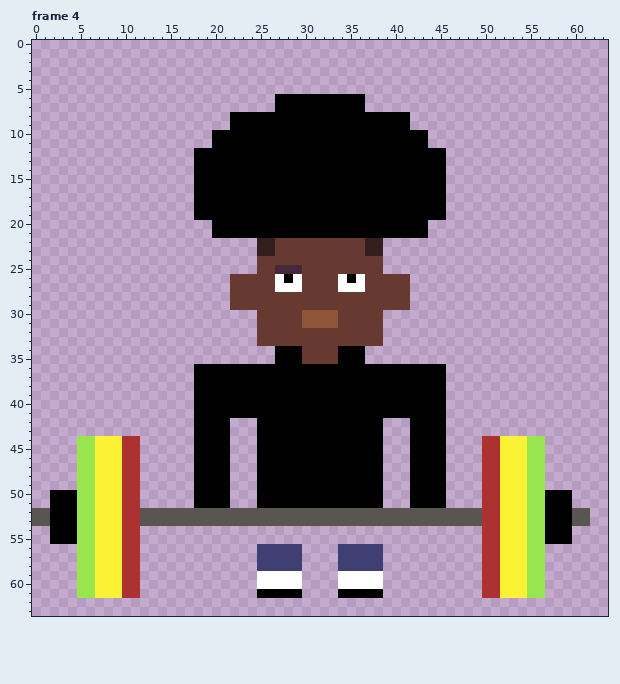
One commit to this pixel-art file: random lift.aseprite. Above is the file before it was changed.
64x64 pixels, 6 frames. Shown: frame 4. The commit also changed other frames, which this record leaves out.
After:
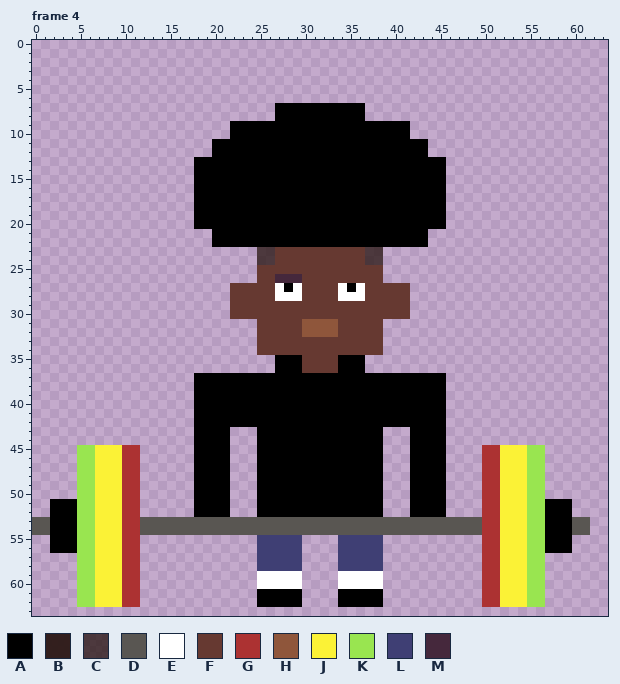
Palette (. is transparent): A #000000  B #2b1815f2  C #2b1815c6  D #595652  E #ffffff  F #663931  G #ac3232  H #8f563b  J #fbf236  K #99e550  L #3f3f74  M #45283c
Edits made:
--- frame 4
@@ x 16..47 @@
  5 ................................
- 6 ...........AAAAAAAAAA...........
+ 6 ................................
  7 ...........AAAAAAAAAA...........
- 8 ......AAAAAAAAAAAAAAAAAAAA......
+ 8 ...........AAAAAAAAAA...........
  9 ......AAAAAAAAAAAAAAAAAAAA......
-10 ....AAAAAAAAAAAAAAAAAAAAAAAA....
+10 ......AAAAAAAAAAAAAAAAAAAA......
 11 ....AAAAAAAAAAAAAAAAAAAAAAAA....
-12 ..AAAAAAAAAAAAAAAAAAAAAAAAAAAA..
+12 ....AAAAAAAAAAAAAAAAAAAAAAAA....
 13 ..AAAAAAAAAAAAAAAAAAAAAAAAAAAA..
@@ x 16..47 @@
 19 ..AAAAAAAAAAAAAAAAAAAAAAAAAAAA..
-20 ....AAAAAAAAAAAAAAAAAAAAAAAA....
+20 ..AAAAAAAAAAAAAAAAAAAAAAAAAAAA..
 21 ....AAAAAAAAAAAAAAAAAAAAAAAA....
-22 .........BBFFFFFFFFFFBB.........
-23 .........BBFFFFFFFFFFBB.........
-24 .........FFFFFFFFFFFFFF.........
-25 .........FFMMMFFFFFFFFF.........
-26 ......FFFFFEAEFFFFEAEFFFFF......
-27 ......FFFFFEEEFFFFEEEFFFFF......
-28 ......FFFFFFFFFFFFFFFFFFFF......
+22 ....AAAAAAAAAAAAAAAAAAAAAAAA....
+23 .........CCFFFFFFFFFFCC.........
+24 .........CCFFFFFFFFFFCC.........
+25 .........FFFFFFFFFFFFFF.........
+26 .........FFMMMFFFFFFFFF.........
+27 ......FFFFFEAEFFFFEAEFFFFF......
+28 ......FFFFFEEEFFFFEEEFFFFF......
 29 ......FFFFFFFFFFFFFFFFFFFF......
-30 .........FFFFFHHHHFFFFF.........
+30 ......FFFFFFFFFFFFFFFFFFFF......
 31 .........FFFFFHHHHFFFFF.........
-32 .........FFFFFFFFFFFFFF.........
+32 .........FFFFFHHHHFFFFF.........
 33 .........FFFFFFFFFFFFFF.........
-34 ...........AAAFFFFAAA...........
+34 .........FFFFFFFFFFFFFF.........
 35 ...........AAAFFFFAAA...........
-36 ..AAAAAAAAAAAAAAAAAAAAAAAAAAAA..
+36 ...........AAAFFFFAAA...........
 37 ..AAAAAAAAAAAAAAAAAAAAAAAAAAAA..
@@ x 0..63 @@
 41 ..................AAAAAAAAAAAAAAAAAAAAAAAAAAAA..................
-42 ..................AAAA...AAAAAAAAAAAAAA...AAAA..................
+42 ..................AAAAAAAAAAAAAAAAAAAAAAAAAAAA..................
 43 ..................AAAA...AAAAAAAAAAAAAA...AAAA..................
-44 .....KKJJJGG......AAAA...AAAAAAAAAAAAAA...AAAA....GGJJJKK.......
+44 ..................AAAA...AAAAAAAAAAAAAA...AAAA..................
 45 .....KKJJJGG......AAAA...AAAAAAAAAAAAAA...AAAA....GGJJJKK.......
@@ x 0..63 @@
 49 .....KKJJJGG......AAAA...AAAAAAAAAAAAAA...AAAA....GGJJJKK.......
-50 ..AAAKKJJJGG......AAAA...AAAAAAAAAAAAAA...AAAA....GGJJJKKAAA....
+50 .....KKJJJGG......AAAA...AAAAAAAAAAAAAA...AAAA....GGJJJKK.......
 51 ..AAAKKJJJGG......AAAA...AAAAAAAAAAAAAA...AAAA....GGJJJKKAAA....
-52 DDAAAKKJJJGGDDDDDDDDDDDDDDDDDDDDDDDDDDDDDDDDDDDDDDGGJJJKKAAADD..
+52 ..AAAKKJJJGG......AAAA...AAAAAAAAAAAAAA...AAAA....GGJJJKKAAA....
 53 DDAAAKKJJJGGDDDDDDDDDDDDDDDDDDDDDDDDDDDDDDDDDDDDDDGGJJJKKAAADD..
-54 ..AAAKKJJJGG......................................GGJJJKKAAA....
-55 ..AAAKKJJJGG......................................GGJJJKKAAA....
-56 .....KKJJJGG.............LLLLL....LLLLL...........GGJJJKK.......
+54 DDAAAKKJJJGGDDDDDDDDDDDDDDDDDDDDDDDDDDDDDDDDDDDDDDGGJJJKKAAADD..
+55 ..AAAKKJJJGG.............LLLLL....LLLLL...........GGJJJKKAAA....
+56 ..AAAKKJJJGG.............LLLLL....LLLLL...........GGJJJKKAAA....
 57 .....KKJJJGG.............LLLLL....LLLLL...........GGJJJKK.......
@@ x 0..63 @@
 61 .....KKJJJGG.............AAAAA....AAAAA...........GGJJJKK.......
-62 ................................................................
+62 .....KKJJJGG.............AAAAA....AAAAA...........GGJJJKK.......
 63 ................................................................
